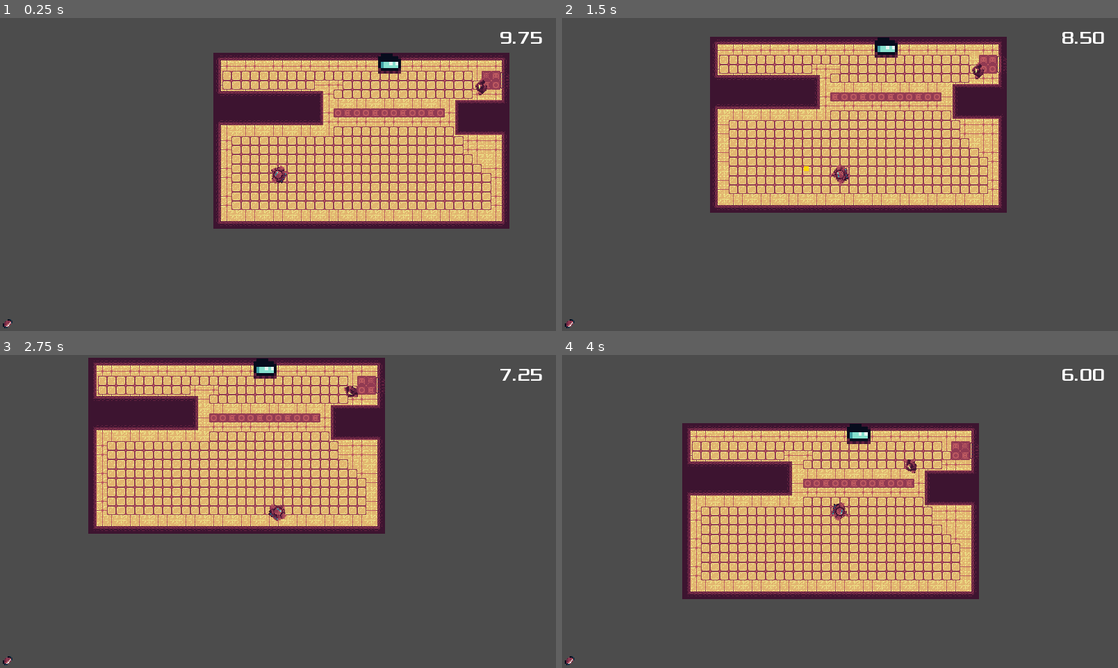
Above: before the commit, frames 1-4 (two rows, left to right).
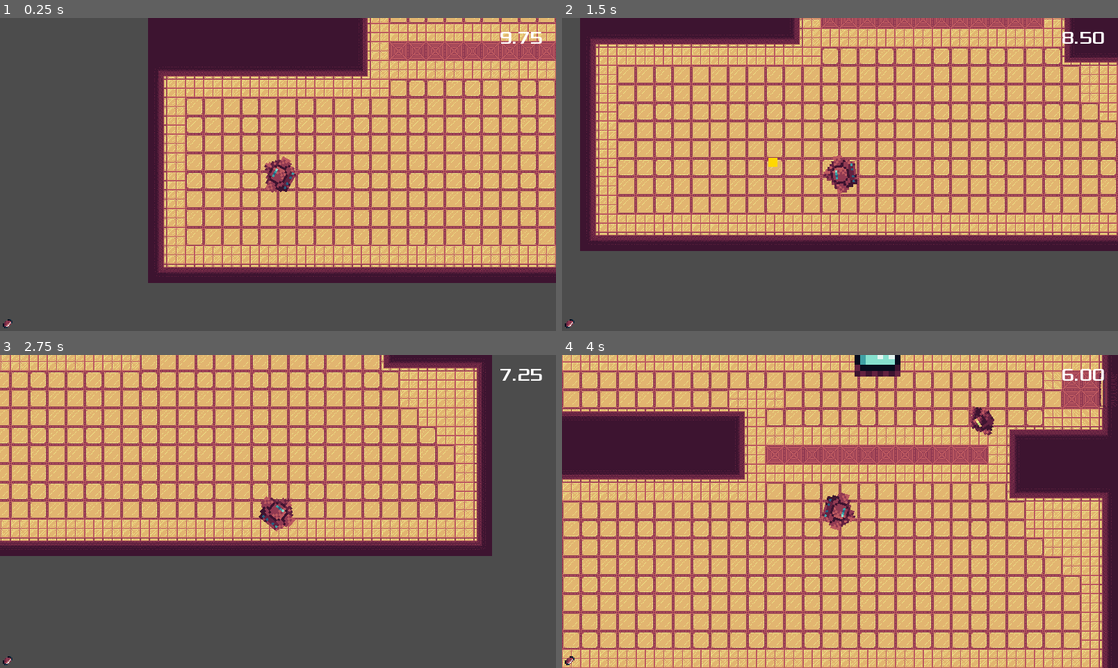
Above: after the commit, the same moments.

Repository: austingwatson/ld51
Game: Godot game, scene res://shooter/ShooterGame.tscn
The game is run twice, just before and just after one commit, with the same random seed, the same clock (stepped at 60 frames per second) and the same inputs.
Inputs (mouse positions are in pixels of both pictures, inside the frame that each line leads up to):
- Up to frame 1 (0.25 s): no input
- Up to frame 2 (1.5 s): move the mouse to (962, 158) at 0.52 s; hold D (right) 0.53-1.28 s; hold F (activate) 0.53-1.28 s; move the mouse to (728, 190) at 1.27 s; hold S (down) from 1.28 s (still down); click (728, 190) at 1.35 s
- Up to frame 3 (2.75 s): move the mouse to (333, 442) at 2.02 s; release S (down) at 2.03 s; hold D (right) from 2.03 s (still down); hold F (activate) from 2.03 s (still down)
- Up to frame 4 (4 s): move the mouse to (812, 574) at 2.77 s; release D (right) at 2.78 s; release F (activate) at 2.78 s; hold W (up) 2.78-3.53 s; click (812, 574) at 2.85 s; move the mouse to (1006, 558) at 3.52 s; hold A (left) from 3.53 s (still down); hold F (activate) from 3.53 s (still down)

The runs differ from the first frame. In frame 1, 51% of the frame differs, in the area x 26-100%, y 0-85%; in frame 2, 61%; in frame 3, 48%; in frame 4, 90%, in the area x 0-100%, y 0-100%.

Commit message:
start of day 2

Diff:
--- a/shooter/ShooterGame.gd
+++ b/shooter/ShooterGame.gd
@@ -18,15 +18,14 @@
 	buff_names.append("speed")
 	buff_names.append("damage")
 
-	current_level = $"lvl-facility1"
+	# must set a level by code, not by editor
+	current_level = $"lvl-facility1" # temp
 
 func _process(delta):
 	EntityManager.process_enemies()
 	EntityManager.remove_dead_enemies()
 
 	hud.update_ten_second_timer(ten_second_timer.time_left)
-
-	#print(get_viewport().get_mouse_position())
 
 func change_from_hack_scene(score):
 	current_level = $"lvl-facility1" # temp
--- a/shooter/entity/EntityManager.gd
+++ b/shooter/entity/EntityManager.gd
@@ -61,6 +61,8 @@
 			enemy.speed += speed
 		"damage":
 			enemy.projectile_damage += damage
+		"pierce":
+			enemy.projectile_pierce += pierce
 
 func process_enemies():
 	for enemy in enemies:
--- a/shooter/entity/Keypad.gd
+++ b/shooter/entity/Keypad.gd
@@ -2,6 +2,7 @@
 
 onready var tool_tip = $ToolTip
 onready var camera = $Camera2D
+onready var animation = $AnimatedSprite
 
 signal zoom_done
 
@@ -16,14 +17,16 @@
 
 func _process(delta):
 	if EntityManager.enemies.size() == 0:
+		animation.play("off")
 		tool_tip.text = "Press F to use"
 	else:
+		animation.play("on")
 		tool_tip.text = "Must kill all enemies to use"
 
 	if zoom:
 		camera.zoom -= Vector2(.01, .01)
-		if camera.zoom < Vector2(0.1, 0.1):
-			camera.zoom = Vector2(0.1, 0.1)
+		if camera.zoom <= Vector2(0.05, 0.05):
+			camera.zoom = Vector2(0.05, 0.05)
 			zoom = false
 			emit_signal("zoom_done")
 
@@ -37,7 +40,7 @@
 
 func start_zoom():
 	camera.current = true
-	camera.zoom = Vector2(1, 1)
+	camera.zoom = Vector2(0.5, 0.5)
 	zoom = true
 
 func get_class():
--- a/shooter/entity/Player.gd
+++ b/shooter/entity/Player.gd
@@ -65,8 +65,8 @@
 
 	if zoom:
 		camera.zoom += Vector2(0.01, 0.01)
-		if camera.zoom >= Vector2(1, 1):
-			camera.zoom = Vector2(1, 1)
+		if camera.zoom >= Vector2(0.5, 0.5):
+			camera.zoom = Vector2(0.5, 0.5)
 			zoom = false
 
 func take_damage(damage):
@@ -83,7 +83,7 @@
 
 func start_zoom():
 	camera.current = true
-	camera.zoom = Vector2(0.1, 0.1)
+	camera.zoom = Vector2(0.05, 0.05)
 	zoom = true
 
 func get_class():
--- a/shooter/level-editor/Keypad.tscn
+++ b/shooter/level-editor/Keypad.tscn
@@ -1,8 +1,21 @@
-[gd_scene load_steps=6 format=2]
+[gd_scene load_steps=7 format=2]
 
 [ext_resource path="res://shooter/entity/Keypad.gd" type="Script" id=1]
 [ext_resource path="res://assets/computerterminal-on.png" type="Texture" id=2]
 [ext_resource path="res://assets/Xolonium-Regular.ttf" type="DynamicFontData" id=3]
+
+[sub_resource type="SpriteFrames" id=3]
+animations = [ {
+"frames": [ ExtResource( 2 ) ],
+"loop": true,
+"name": "off",
+"speed": 5.0
+}, {
+"frames": [ ExtResource( 2 ) ],
+"loop": true,
+"name": "on",
+"speed": 5.0
+} ]
 
 [sub_resource type="RectangleShape2D" id=1]
 extents = Vector2( 50, 50 )
@@ -19,9 +32,11 @@
 "_edit_group_": true
 }
 
-[node name="Sprite" type="Sprite" parent="."]
+[node name="AnimatedSprite" type="AnimatedSprite" parent="."]
 scale = Vector2( 10, 10 )
-texture = ExtResource( 2 )
+frames = SubResource( 3 )
+animation = "off"
+playing = true
 
 [node name="CollisionShape2D" type="CollisionShape2D" parent="."]
 shape = SubResource( 1 )
@@ -36,6 +51,7 @@
 text = "Must kill all enemies to use"
 
 [node name="Camera2D" type="Camera2D" parent="."]
+zoom = Vector2( 0.5, 0.5 )
 
 [connection signal="body_entered" from="." to="." method="_on_Keypad_body_entered"]
 [connection signal="body_exited" from="." to="." method="_on_Keypad_body_exited"]
--- a/shooter/level-editor/Player.tscn
+++ b/shooter/level-editor/Player.tscn
@@ -34,6 +34,7 @@
 
 [node name="Camera2D" type="Camera2D" parent="." index="5"]
 current = true
+zoom = Vector2( 0.5, 0.5 )
 
 [connection signal="area_entered" from="Area2D" to="." method="_on_Area2D_area_entered"]
 [connection signal="area_exited" from="Area2D" to="." method="_on_Area2D_area_exited"]
Not shown, added: assets/props-spritesheet1.png.import
